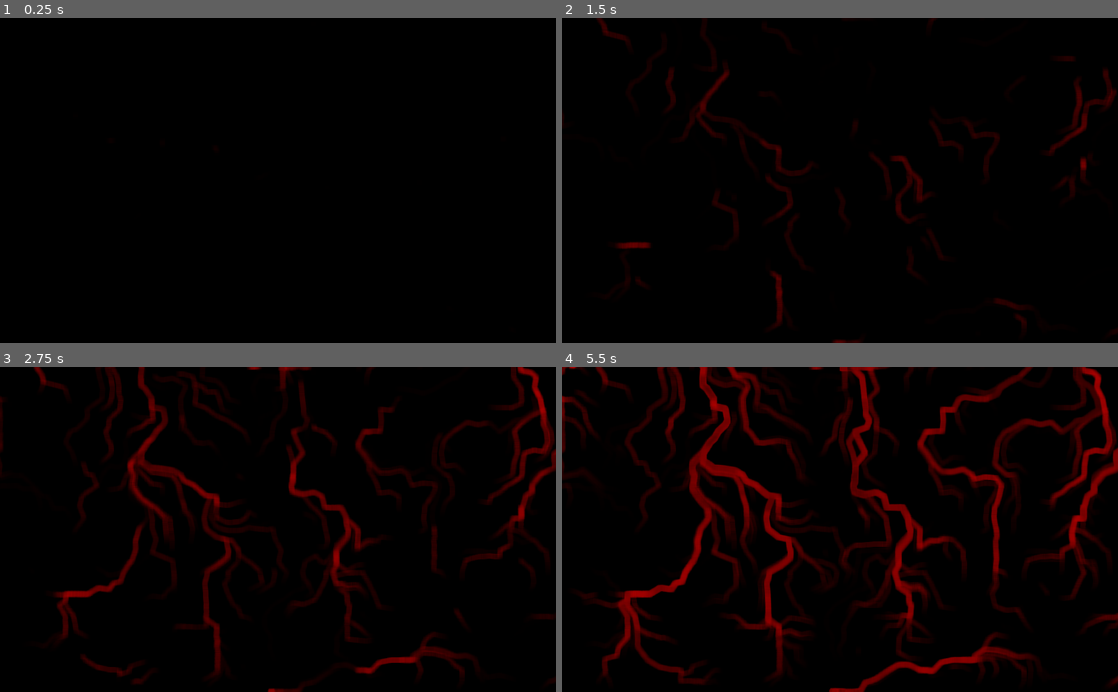
Above: before the commit, frames 1-4 (two rows, left to right).
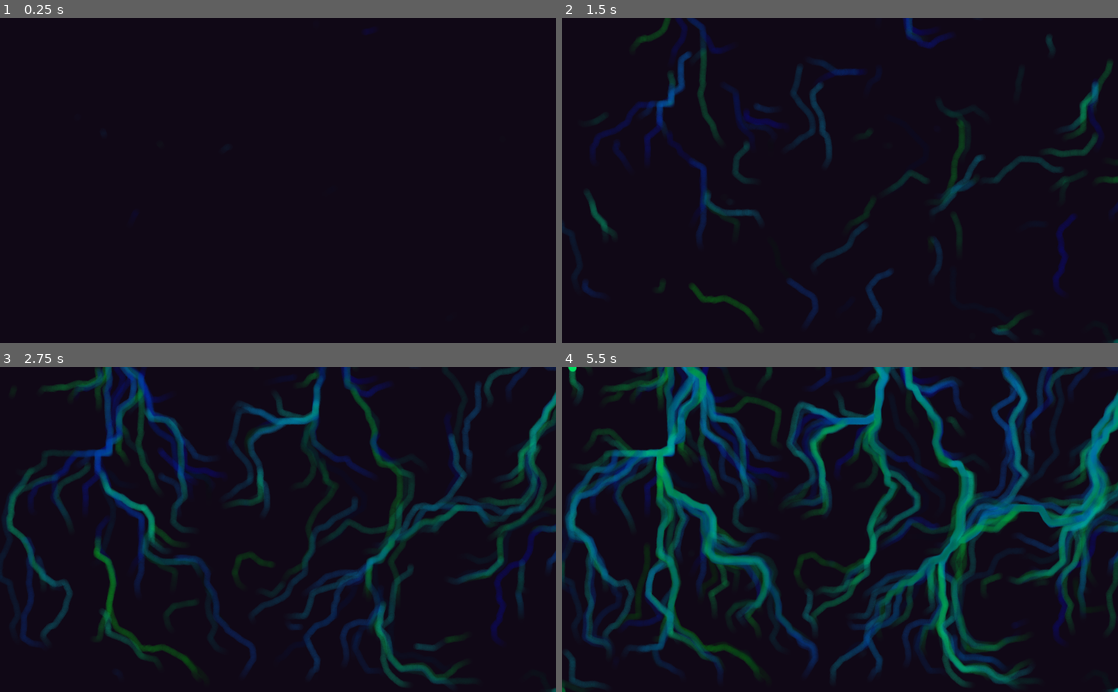
Above: after the commit, the same moments.

Repository: SanderVanhove/godot-flow-fields-experiment
Game: Godot game, scene res://FlowFields.tscn
Same seed, same stepped clock (60 frames per second), same inputs: the game is played once before the commit and once after it.
Inputs (mouse positions are in pixels of both pictures, inside the frame that each line leads up to):
- Up to frame 1 (0.25 s): no input
- Up to frame 2 (1.5 s): move the mouse to (962, 164) at 0.52 s; click (962, 164) at 0.67 s; move the mouse to (728, 196) at 1.27 s; click (728, 196) at 1.42 s
- Up to frame 3 (2.75 s): move the mouse to (333, 458) at 2.02 s; click (333, 458) at 2.17 s
- Up to frame 4 (5.5 s): move the mouse to (812, 594) at 2.77 s; click (812, 594) at 2.92 s; move the mouse to (1006, 578) at 3.52 s; click (1006, 578) at 3.67 s; move the mouse to (673, 480) at 4.27 s; click (673, 480) at 4.42 s; move the mouse to (867, 529) at 5.02 s; click (867, 529) at 5.17 s

The runs differ from the first frame. In frame 1, 0.3% of the frame differs, in the area x 13-82%, y 0-94%; in frame 2, 15%; in frame 3, 34%; in frame 4, 53%, in the area x 0-100%, y 0-100%.

Commit message:
Experiment more

Diff:
--- a/FlowField.gd
+++ b/FlowField.gd
@@ -12,11 +12,12 @@
 
 export var resolution: float = 20
 export var field_scale: float = 10.0
-export var show_angles: bool = true
+export var time_scale: float = 3
 
 var _angles: Array = []
 var _la: Array = []
 var _noise: OpenSimplexNoise = OpenSimplexNoise.new()
+var _time: float = 0.0
 
 
 func _ready():
@@ -26,20 +27,40 @@
 	_noise.period = 20
 	_noise.persistence = .8
 
+	update_field()
+
+
+func _process(delta):
+	_time += delta * time_scale
+	update_field()
+
+
+func update_field():
 	for x in range(0, SWIDTH, resolution):
 		for y in range(0, SHEIGHT, resolution):
-			var new_angle: float = _noise.get_noise_2d(x / field_scale, y / field_scale) * PI * 2
-			_angles.append(new_angle)
+			var new_angle: float = _noise.get_noise_3d(x / field_scale, y / field_scale, sin(_time)) * PI * 2
+			var angle_index = get_arrow_index(x, y)
 
-			var new_line = Line2D.new()
-			new_line.points = PoolVector2Array([Vector2(0, 0), Vector2(0, -10)])
-			new_line.position = Vector2(x + resolution / 2.0, y + resolution / 2.0)
-			new_line.rotate(new_angle)
-			new_line.width = 1
-			new_line.width_curve = width_curve
-			_lines.add_child(new_line)
-			_la.append(new_line)
+			if len(_angles) <= angle_index:
+				_angles.append(new_angle)
+				var new_line = Line2D.new()
+				new_line.points = PoolVector2Array([Vector2(0, 0), Vector2(0, -10)])
+				new_line.position = Vector2(x + resolution / 2.0, y + resolution / 2.0)
+				new_line.rotate(new_angle)
+				new_line.width = 1
+				new_line.width_curve = width_curve
+				_lines.add_child(new_line)
+				_la.append(new_line)
+			else:
+				_la[angle_index].rotate(-_angles[angle_index])
+				_la[angle_index].rotate(new_angle)
+				_angles[angle_index] = new_angle
+
+
+func get_arrow_index(x: float, y: float) -> float:
+	return floor(floor(x / resolution) * SHEIGHT / resolution) + floor(y / resolution)
+
 
 func get_angle(pos: Vector2) -> float:
-	var index = floor(floor(pos.x / resolution) * SHEIGHT / resolution) + floor(pos.y / resolution)
+	var index = get_arrow_index(pos.x, pos.y)
 	return _angles[index] if len(_angles) > index else -999
--- a/FlowFields.gd
+++ b/FlowFields.gd
@@ -2,8 +2,10 @@
 
 
 ### Automatic References Start ###
+onready var _color_rect: ColorRect = $CanvasLayer/ColorRect
 onready var _flow_field: Node2D = $FlowField
 onready var _particles: Node2D = $Particles
+onready var _timer: Timer = $Timer
 ### Automatic References Stop ###
 
 
@@ -11,11 +13,17 @@
 
 
 func _ready():
+	#_color_rect.hide()
 	randomize()
+
+	yield(get_tree(), "idle_frame")
+	yield(get_tree(), "idle_frame")
 	get_viewport().set_clear_mode(Viewport.CLEAR_MODE_NEVER)
 
 	for particle in _particles.get_children():
 		particle.flow_field = _flow_field
+
+	_timer.start()
 
 
 func _input(event):
--- a/FlowFields.tscn
+++ b/FlowFields.tscn
@@ -1,24 +1,20 @@
-[gd_scene load_steps=4 format=2]
+[gd_scene load_steps=3 format=2]
 
 [ext_resource path="res://FlowField.gd" type="Script" id=1]
 [ext_resource path="res://FlowFields.gd" type="Script" id=2]
-[ext_resource path="res://Particle.tscn" type="PackedScene" id=3]
 
 [node name="FlowFields" type="Node2D"]
 script = ExtResource( 2 )
 
 [node name="FlowField" type="Node2D" parent="."]
-visible = false
 script = ExtResource( 1 )
 
 [node name="Lines" type="Node2D" parent="FlowField"]
+visible = false
 
 [node name="Particles" type="Node2D" parent="."]
 
-[node name="Particle" parent="Particles" instance=ExtResource( 3 )]
-
 [node name="Timer" type="Timer" parent="."]
 wait_time = 0.005
-autostart = true
 
 [connection signal="timeout" from="Timer" to="." method="_on_Timer_timeout"]
--- a/Particle.gd
+++ b/Particle.gd
@@ -11,7 +11,7 @@
 
 
 func _ready():
-	modulate = Color(randf(), 0, 0)
+	modulate = Color(0, randf(), randf())
 	modulate.a = 0
 	_tween.interpolate_property(self, "modulate:a", 0, 0.05, .3)
 	_tween.start()
--- a/Particle.tscn
+++ b/Particle.tscn
@@ -1,18 +1,30 @@
-[gd_scene load_steps=2 format=2]
+[gd_scene load_steps=4 format=2]
 
 [ext_resource path="res://Particle.gd" type="Script" id=1]
 
+[sub_resource type="Shader" id=1]
+code = "shader_type canvas_item;
+
+void fragment() {
+	vec2 uv = UV;
+	uv -= vec2(.5);
+	COLOR = vec4(float(length(uv) < .45));
+}"
+
+[sub_resource type="ShaderMaterial" id=2]
+shader = SubResource( 1 )
+
 [node name="Particle" type="RigidBody2D"]
-position = Vector2( 503, 284 )
 mass = 0.267347
 gravity_scale = 0.0
 script = ExtResource( 1 )
 
 [node name="Color" type="ColorRect" parent="."]
-margin_left = -5.0
-margin_top = -5.0
-margin_right = 5.0
-margin_bottom = 5.0
+material = SubResource( 2 )
+margin_left = -7.0
+margin_top = -7.0
+margin_right = 7.0
+margin_bottom = 7.0
 
 [node name="VisibilityNotifier2D" type="VisibilityNotifier2D" parent="."]
 rect = Rect2( -2, -2, 2, 2 )
--- a/project.godot
+++ b/project.godot
@@ -28,3 +28,7 @@
 [editor_plugins]
 
 enabled=PoolStringArray( "res://addons/node_referencer/plugin.cfg" )
+
+[rendering]
+
+environment/default_clear_color=Color( 0.0666667, 0.0352941, 0.0901961, 1 )
